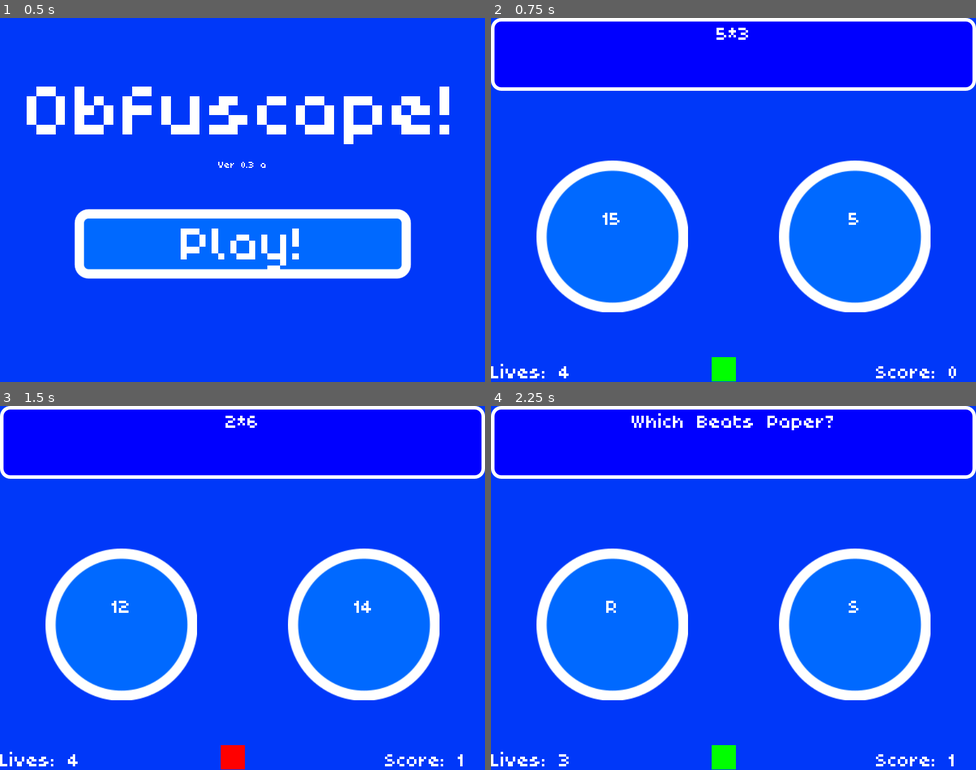
Above: before the commit, frames 1-4 (two rows, left to right).
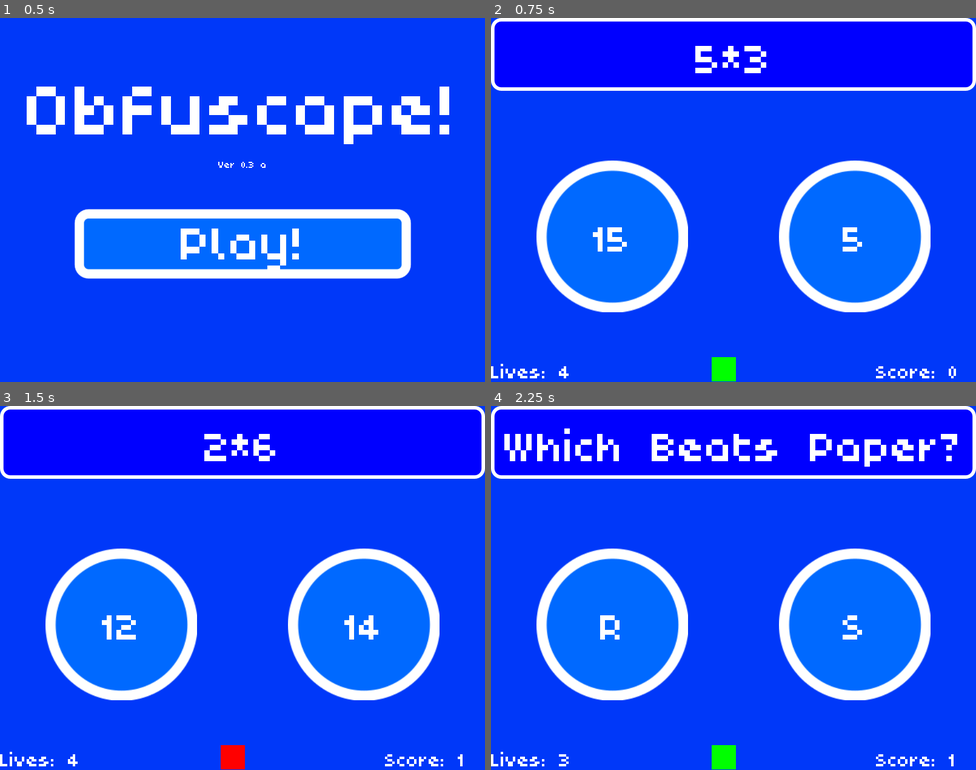
Above: after the commit, the same moments.

Repository: greenbas/obfuscape
Game: Godot game, scene res://Start Screen.tscn
Two runs of this game, one before a commit and one after it. Both use one fixed random seed, a clock stepped at 60 frames per second and the inputs below.
Inputs:
- Up to frame 1 (0.5 s): no input
- Up to frame 2 (0.75 s): click "Play!" at 0.5 s
- Up to frame 3 (1.5 s): click "15" at 1.25 s
- Up to frame 4 (2.25 s): click "12" at 2 s

Frame 1 is identical in both runs. In frame 2, 1.0% of the frame differs, in the area x 21-77%, y 2-65%; in frame 3, 1.1%; in frame 4, 3.3%, in the area x 2-97%, y 2-65%.

Commit message:
update font information

Diff:
--- a/src/Elements/NumberButton.tscn
+++ b/src/Elements/NumberButton.tscn
@@ -1,10 +1,17 @@
-[gd_scene load_steps=6 format=2]
+[gd_scene load_steps=7 format=2]
 
 [ext_resource path="res://NumberButton.gd" type="Script" id=1]
 [ext_resource path="res://src/Elements/Textures/pressed.svg" type="Texture" id=2]
 [ext_resource path="res://src/Elements/Textures/normal.svg" type="Texture" id=3]
 [ext_resource path="res://src/Elements/Textures/hover.svg" type="Texture" id=4]
-[ext_resource path="res://fonts/poco/Poco.tres" type="DynamicFont" id=5]
+[ext_resource path="res://fonts/poco/Poco.ttf" type="DynamicFontData" id=5]
+
+[sub_resource type="DynamicFont" id=1]
+size = 80
+use_mipmaps = true
+extra_spacing_top = -18
+extra_spacing_bottom = 2
+font_data = ExtResource( 5 )
 
 [node name="NumberButton" type="TextureButton"]
 margin_right = 100.0
@@ -32,7 +39,7 @@
 margin_bottom = 45.0
 mouse_filter = 1
 size_flags_horizontal = 3
-custom_fonts/normal_font = ExtResource( 5 )
+custom_fonts/normal_font = SubResource( 1 )
 custom_colors/default_color = Color( 1, 1, 1, 1 )
 bbcode_enabled = true
 __meta__ = {
--- a/src/Elements/textured_label.tscn
+++ b/src/Elements/textured_label.tscn
@@ -1,8 +1,15 @@
-[gd_scene load_steps=4 format=2]
+[gd_scene load_steps=5 format=2]
 
-[ext_resource path="res://fonts/poco/Poco.tres" type="DynamicFont" id=1]
+[ext_resource path="res://fonts/poco/Poco.ttf" type="DynamicFontData" id=1]
 [ext_resource path="res://src/Elements/textured_label.gd" type="Script" id=2]
 [ext_resource path="res://src/Elements/Textures/rounded_rect.svg" type="Texture" id=3]
+
+[sub_resource type="DynamicFont" id=1]
+size = 90
+use_mipmaps = true
+extra_spacing_top = -18
+extra_spacing_bottom = 2
+font_data = ExtResource( 1 )
 
 [node name="TextureRect" type="TextureRect"]
 margin_right = 800.0
@@ -23,7 +30,7 @@
 size_flags_horizontal = 15
 size_flags_vertical = 15
 size_flags_stretch_ratio = 1.01
-custom_fonts/normal_font = ExtResource( 1 )
+custom_fonts/normal_font = SubResource( 1 )
 custom_colors/default_color = Color( 1, 1, 1, 1 )
 bbcode_enabled = true
 scroll_active = false
